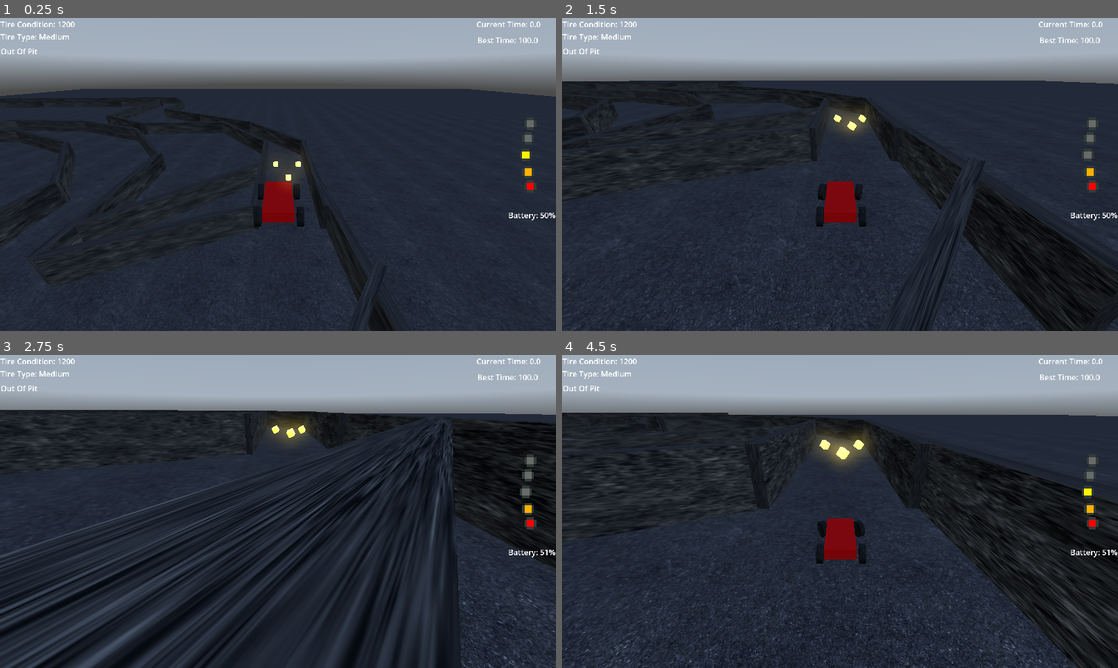
Above: before the commit, frames 1-4 (two rows, left to right).
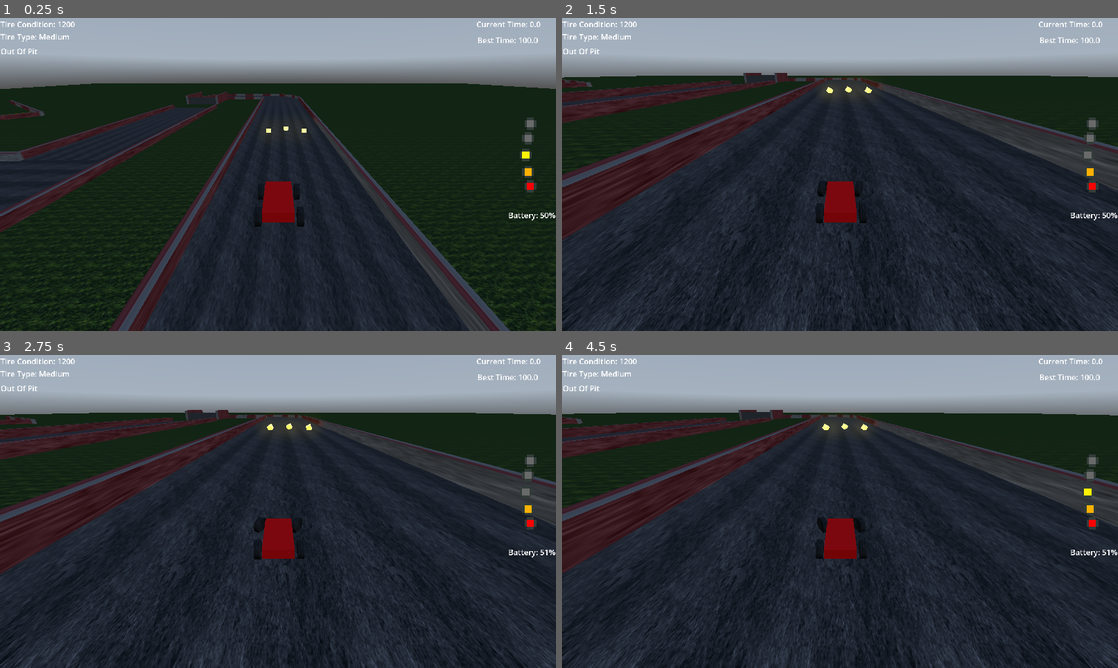
Above: after the commit, the same moments.

Repository: USERDOT1/partyRacers
Game: Godot game, scene res://basic_track.tscn
Same seed, same stepped clock (60 frames per second), same inputs: the game is played once before the commit and once after it. Before the commit the project starts from res://test_drive_scene.tscn. A sky picture missing from this copy of the repository is replaced by a grey-blue gradient.
Inputs:
- Up to frame 1 (0.25 s): no input
- Up to frame 2 (1.5 s): hold D (turnRight) 0.53-1.28 s; tap S (break) at 0.6 s; hold Down (ChangeBatteryDown) from 1.28 s (still down); tap W (throttle) at 1.35 s
- Up to frame 3 (2.75 s): release Down (ChangeBatteryDown) at 2.03 s; hold D (turnRight) from 2.03 s (still down); tap S (break) at 2.1 s
- Up to frame 4 (4.5 s): release D (turnRight) at 2.78 s; hold Up (ChangeBatteryUp) 2.78-3.53 s; tap W (throttle) at 2.85, 4.35 s; tap Enter at 3.5 s; hold A (turnLeft) from 3.53 s (still down); tap S (break) at 3.6 s; tap R (resetKart) at 4.15 s

The runs differ from the first frame. In frame 1, 43% of the frame differs, in the area x 0-100%, y 20-100%; in frame 2, 22%; in frame 3, 23%; in frame 4, 25%.

Commit message:
Removed the lame track and made the main track the cool one.

Diff:
--- a/basic_track.tscn
+++ b/basic_track.tscn
@@ -335,6 +335,15 @@
 [node name="MeshInstance3D" type="MeshInstance3D" parent="Curb12"]
 mesh = SubResource("BoxMesh_l2syy")
 
+[node name="Curb14" type="StaticBody3D" parent="."]
+transform = Transform3D(0.552097, 0, 0.83378, 0, 1, 0, -0.83378, 0, 0.552097, 118.143, 0.571, 34.5223)
+
+[node name="CollisionShape3D" type="CollisionShape3D" parent="Curb14"]
+shape = SubResource("BoxShape3D_xc5tp")
+
+[node name="MeshInstance3D" type="MeshInstance3D" parent="Curb14"]
+mesh = SubResource("BoxMesh_l2syy")
+
 [node name="Curb13" type="StaticBody3D" parent="."]
 transform = Transform3D(0.552097, 0, 0.83378, 0, 1, 0, -0.83378, 0, 0.552097, 111.677, 0.571, 19.4419)
 
--- a/project.godot
+++ b/project.godot
@@ -12,7 +12,7 @@
 
 config/name="Racecraft Party"
 config/tags=PackedStringArray("3d")
-run/main_scene="uid://clx5aohfceppe"
+run/main_scene="uid://jbvvpfdptouy"
 config/features=PackedStringArray("4.4", "GL Compatibility")
 config/icon="res://icon.svg"
 
--- a/test_drive_scene.gd
+++ /dev/null
@@ -1,11 +0,0 @@
-extends Node3D
-@onready var kart = $Kart
-
-func _process(delta: float) -> void:
-	if Input.is_action_just_pressed("resetKart"):
-		$Kart.position = Vector3(-4.871,1.941,-19.26)
-		$Kart.rotation = Vector3(0,0,0)
-		$Kart.linear_velocity = Vector3(0,0,0)
-		$Kart.angular_velocity = Vector3(0,0,0)
-		$Kart.inTrack = false
-		$Kart.timer = 0
--- a/test_drive_scene.tscn
+++ /dev/null
@@ -1,512 +0,0 @@
-[gd_scene load_steps=18 format=3 uid="uid://clx5aohfceppe"]
-
-[ext_resource type="Script" uid="uid://dvcjdfaqwb1rb" path="res://test_drive_scene.gd" id="1_x5vpf"]
-[ext_resource type="Texture2D" uid="uid://bw78ut44ha8m4" path="res://textures/dark-grey-stone-texture_1375194.jpg" id="2_cc381"]
-[ext_resource type="PackedScene" uid="uid://bney1s5re8mc8" path="res://kart/kart.tscn" id="3_st0yn"]
-[ext_resource type="PackedScene" uid="uid://c3erjqtrfd8ws" path="res://hud.tscn" id="4_eouea"]
-[ext_resource type="PackedScene" uid="uid://l2v77imjmpif" path="res://itemBox/item_box.tscn" id="6_5scuc"]
-[ext_resource type="Texture2D" uid="uid://de0orwa4v4rh6" path="res://textures/stoneSeamless.jpg" id="6_cc381"]
-
-[sub_resource type="BoxShape3D" id="BoxShape3D_okf4r"]
-size = Vector3(500, 1, 500)
-
-[sub_resource type="StandardMaterial3D" id="StandardMaterial3D_782t0"]
-albedo_texture = ExtResource("2_cc381")
-uv1_scale = Vector3(50, 50, 2)
-
-[sub_resource type="PlaneMesh" id="PlaneMesh_okf4r"]
-material = SubResource("StandardMaterial3D_782t0")
-size = Vector2(500, 500)
-
-[sub_resource type="BoxShape3D" id="BoxShape3D_nhv88"]
-size = Vector3(8, 5, 8)
-
-[sub_resource type="BoxShape3D" id="BoxShape3D_x5vpf"]
-size = Vector3(1, 4, 27.205)
-
-[sub_resource type="StandardMaterial3D" id="StandardMaterial3D_rr4fp"]
-albedo_texture = ExtResource("6_cc381")
-uv1_scale = Vector3(0.935, 0.935, 0.935)
-
-[sub_resource type="BoxMesh" id="BoxMesh_5scuc"]
-material = SubResource("StandardMaterial3D_rr4fp")
-size = Vector3(1, 4, 28)
-
-[sub_resource type="BoxShape3D" id="BoxShape3D_cc381"]
-size = Vector3(1, 4, 20.895)
-
-[sub_resource type="BoxMesh" id="BoxMesh_x5vpf"]
-material = SubResource("StandardMaterial3D_rr4fp")
-size = Vector3(1, 4, 20.895)
-
-[sub_resource type="BoxShape3D" id="BoxShape3D_5scuc"]
-size = Vector3(10.0583, 4.6499, 1)
-
-[sub_resource type="BoxShape3D" id="BoxShape3D_st0yn"]
-size = Vector3(16.7295, 3.43896, 1)
-
-[node name="TestDriveScene" type="Node3D"]
-script = ExtResource("1_x5vpf")
-
-[node name="Floor" type="StaticBody3D" parent="."]
-
-[node name="CollisionShape3D" type="CollisionShape3D" parent="Floor"]
-transform = Transform3D(1, 0, 0, 0, 1, 0, 0, 0, 1, 0.0669556, -0.47921, -0.00646973)
-shape = SubResource("BoxShape3D_okf4r")
-
-[node name="Floor" type="MeshInstance3D" parent="Floor"]
-mesh = SubResource("PlaneMesh_okf4r")
-skeleton = NodePath("../..")
-
-[node name="Kart" parent="." instance=ExtResource("3_st0yn")]
-transform = Transform3D(1, 0, 0, 0, 1, 0, 0, 0, 1, -3.16358, 15.4862, -29.5935)
-
-[node name="PitstopArea" type="Area3D" parent="."]
-transform = Transform3D(0.814197, 0, -0.580589, 0, 1, 0, 0.580589, 0, 0.814197, 47.5829, 0.4443, 42.8629)
-
-[node name="CollisionShape3D" type="CollisionShape3D" parent="PitstopArea"]
-shape = SubResource("BoxShape3D_nhv88")
-
-[node name="CanvasLayer" type="CanvasLayer" parent="."]
-
-[node name="Hud" parent="CanvasLayer" instance=ExtResource("4_eouea")]
-
-[node name="Track" type="Node3D" parent="."]
-
-[node name="StaticBody3D" type="StaticBody3D" parent="Track"]
-transform = Transform3D(1, 0, 0, 0, 1, 0, 0, 0, 1, 0, 1.82167, 0)
-
-[node name="CollisionShape3D" type="CollisionShape3D" parent="Track/StaticBody3D"]
-shape = SubResource("BoxShape3D_x5vpf")
-
-[node name="MeshInstance3D" type="MeshInstance3D" parent="Track/StaticBody3D"]
-mesh = SubResource("BoxMesh_5scuc")
-
-[node name="StaticBody3D2" type="StaticBody3D" parent="Track"]
-transform = Transform3D(1, 0, 0, 0, 1, 0, 0, 0, 1, -9.46295, 1.82167, 0)
-
-[node name="CollisionShape3D" type="CollisionShape3D" parent="Track/StaticBody3D2"]
-shape = SubResource("BoxShape3D_x5vpf")
-
-[node name="MeshInstance3D" type="MeshInstance3D" parent="Track/StaticBody3D2"]
-mesh = SubResource("BoxMesh_5scuc")
-
-[node name="StaticBody3D3" type="StaticBody3D" parent="Track"]
-transform = Transform3D(0.808935, 0, 0.587898, 0, 1, 0, -0.587898, 0, 0.808935, -1.63296, 1.82167, 24.9659)
-
-[node name="CollisionShape3D" type="CollisionShape3D" parent="Track/StaticBody3D3"]
-shape = SubResource("BoxShape3D_x5vpf")
-
-[node name="MeshInstance3D" type="MeshInstance3D" parent="Track/StaticBody3D3"]
-mesh = SubResource("BoxMesh_5scuc")
-
-[node name="StaticBody3D4" type="StaticBody3D" parent="Track"]
-transform = Transform3D(0.808935, 0, 0.587898, 0, 1, 0, -0.587898, 0, 0.808935, 8.09667, 1.82167, 24.9659)
-
-[node name="CollisionShape3D" type="CollisionShape3D" parent="Track/StaticBody3D4"]
-shape = SubResource("BoxShape3D_x5vpf")
-
-[node name="MeshInstance3D" type="MeshInstance3D" parent="Track/StaticBody3D4"]
-mesh = SubResource("BoxMesh_5scuc")
-
-[node name="StaticBody3D5" type="StaticBody3D" parent="Track"]
-transform = Transform3D(-0.0731512, 0, 0.997321, 0, 1, 0, -0.997321, 0, -0.0731512, 29.5974, 1.82167, 35.1649)
-
-[node name="CollisionShape3D" type="CollisionShape3D" parent="Track/StaticBody3D5"]
-shape = SubResource("BoxShape3D_x5vpf")
-
-[node name="MeshInstance3D" type="MeshInstance3D" parent="Track/StaticBody3D5"]
-mesh = SubResource("BoxMesh_5scuc")
-
-[node name="StaticBody3D6" type="StaticBody3D" parent="Track"]
-transform = Transform3D(0.537152, 0, 0.843485, 0, 1, 0, -0.843485, 0, 0.537152, 17.277, 1.82167, 43.148)
-
-[node name="CollisionShape3D" type="CollisionShape3D" parent="Track/StaticBody3D6"]
-shape = SubResource("BoxShape3D_x5vpf")
-
-[node name="MeshInstance3D" type="MeshInstance3D" parent="Track/StaticBody3D6"]
-mesh = SubResource("BoxMesh_5scuc")
-
-[node name="StaticBody3D7" type="StaticBody3D" parent="Track"]
-transform = Transform3D(0.537152, 0, 0.843485, 0, 1, 0, -0.843485, 0, 0.537152, 38.9972, 1.82167, 57.1767)
-
-[node name="CollisionShape3D" type="CollisionShape3D" parent="Track/StaticBody3D7"]
-shape = SubResource("BoxShape3D_x5vpf")
-
-[node name="MeshInstance3D" type="MeshInstance3D" parent="Track/StaticBody3D7"]
-mesh = SubResource("BoxMesh_5scuc")
-
-[node name="StaticBody3D8" type="StaticBody3D" parent="Track"]
-transform = Transform3D(0.537152, 0, 0.843485, 0, 1, 0, -0.843485, 0, 0.537152, 53.8271, 1.82167, 41.0037)
-
-[node name="CollisionShape3D" type="CollisionShape3D" parent="Track/StaticBody3D8"]
-shape = SubResource("BoxShape3D_x5vpf")
-
-[node name="MeshInstance3D" type="MeshInstance3D" parent="Track/StaticBody3D8"]
-mesh = SubResource("BoxMesh_5scuc")
-
-[node name="StaticBody3D9" type="StaticBody3D" parent="Track"]
-transform = Transform3D(0.988756, 0, 0.149535, 0, 1, 0, -0.149535, 0, 0.988756, 67.1654, 1.82167, 61.0743)
-
-[node name="CollisionShape3D" type="CollisionShape3D" parent="Track/StaticBody3D9"]
-shape = SubResource("BoxShape3D_x5vpf")
-
-[node name="MeshInstance3D" type="MeshInstance3D" parent="Track/StaticBody3D9"]
-mesh = SubResource("BoxMesh_5scuc")
-
-[node name="StaticBody3D10" type="StaticBody3D" parent="Track"]
-transform = Transform3D(0.994713, 0, 0.102688, 0, 1, 0, -0.102688, 0, 0.994713, 70.51, 1.82167, 86.5376)
-
-[node name="CollisionShape3D" type="CollisionShape3D" parent="Track/StaticBody3D10"]
-shape = SubResource("BoxShape3D_x5vpf")
-
-[node name="MeshInstance3D" type="MeshInstance3D" parent="Track/StaticBody3D10"]
-mesh = SubResource("BoxMesh_5scuc")
-
-[node name="StaticBody3D11" type="StaticBody3D" parent="Track"]
-transform = Transform3D(0.988756, 0, 0.149535, 0, 1, 0, -0.149535, 0, 0.988756, 51.6137, 1.82167, 77.8757)
-
-[node name="CollisionShape3D" type="CollisionShape3D" parent="Track/StaticBody3D11"]
-shape = SubResource("BoxShape3D_x5vpf")
-
-[node name="MeshInstance3D" type="MeshInstance3D" parent="Track/StaticBody3D11"]
-mesh = SubResource("BoxMesh_5scuc")
-
-[node name="StaticBody3D12" type="StaticBody3D" parent="Track"]
-transform = Transform3D(0.857113, 0, 0.515128, 0, 1, 0, -0.515128, 0, 0.857113, 60.4982, 1.82167, 102.869)
-
-[node name="CollisionShape3D" type="CollisionShape3D" parent="Track/StaticBody3D12"]
-shape = SubResource("BoxShape3D_x5vpf")
-
-[node name="MeshInstance3D" type="MeshInstance3D" parent="Track/StaticBody3D12"]
-mesh = SubResource("BoxMesh_5scuc")
-
-[node name="StaticBody3D13" type="StaticBody3D" parent="Track"]
-transform = Transform3D(-0.0624771, 0, 0.998046, 0, 1, 0, -0.998046, 0, -0.0624771, 80.3678, 1.82167, 113.576)
-
-[node name="CollisionShape3D" type="CollisionShape3D" parent="Track/StaticBody3D13"]
-shape = SubResource("BoxShape3D_x5vpf")
-
-[node name="MeshInstance3D" type="MeshInstance3D" parent="Track/StaticBody3D13"]
-mesh = SubResource("BoxMesh_5scuc")
-
-[node name="StaticBody3D14" type="StaticBody3D" parent="Track"]
-transform = Transform3D(-0.0624771, 0, 0.998046, 0, 1, 0, -0.998046, 0, -0.0624771, 84.2564, 1.82167, 99.1107)
-
-[node name="CollisionShape3D" type="CollisionShape3D" parent="Track/StaticBody3D14"]
-shape = SubResource("BoxShape3D_x5vpf")
-
-[node name="MeshInstance3D" type="MeshInstance3D" parent="Track/StaticBody3D14"]
-mesh = SubResource("BoxMesh_5scuc")
-
-[node name="StaticBody3D15" type="StaticBody3D" parent="Track"]
-transform = Transform3D(-0.0624771, 0, 0.998046, 0, 1, 0, -0.998046, 0, -0.0624771, 108.925, 1.82167, 97.382)
-
-[node name="CollisionShape3D" type="CollisionShape3D" parent="Track/StaticBody3D15"]
-shape = SubResource("BoxShape3D_x5vpf")
-
-[node name="MeshInstance3D" type="MeshInstance3D" parent="Track/StaticBody3D15"]
-mesh = SubResource("BoxMesh_5scuc")
-
-[node name="StaticBody3D16" type="StaticBody3D" parent="Track"]
-transform = Transform3D(-0.0624771, 0, 0.998046, 0, 1, 0, -0.998046, 0, -0.0624771, 103.587, 1.82167, 112.117)
-
-[node name="CollisionShape3D" type="CollisionShape3D" parent="Track/StaticBody3D16"]
-shape = SubResource("BoxShape3D_x5vpf")
-
-[node name="MeshInstance3D" type="MeshInstance3D" parent="Track/StaticBody3D16"]
-mesh = SubResource("BoxMesh_5scuc")
-
-[node name="StaticBody3D17" type="StaticBody3D" parent="Track"]
-transform = Transform3D(-0.0624771, 0, 0.998046, 0, 1, 0, -0.998046, 0, -0.0624771, 126.862, 1.82167, 110.576)
-
-[node name="CollisionShape3D" type="CollisionShape3D" parent="Track/StaticBody3D17"]
-shape = SubResource("BoxShape3D_x5vpf")
-
-[node name="MeshInstance3D" type="MeshInstance3D" parent="Track/StaticBody3D17"]
-mesh = SubResource("BoxMesh_5scuc")
-
-[node name="StaticBody3D18" type="StaticBody3D" parent="Track"]
-transform = Transform3D(-0.0624771, 0, 0.998046, 0, 1, 0, -0.998046, 0, -0.0624771, 126.862, 1.82167, 96.277)
-
-[node name="CollisionShape3D" type="CollisionShape3D" parent="Track/StaticBody3D18"]
-shape = SubResource("BoxShape3D_x5vpf")
-
-[node name="MeshInstance3D" type="MeshInstance3D" parent="Track/StaticBody3D18"]
-mesh = SubResource("BoxMesh_5scuc")
-
-[node name="StaticBody3D19" type="StaticBody3D" parent="Track"]
-transform = Transform3D(-0.0624771, 0, 0.998046, 0, 1, 0, -0.998046, 0, -0.0624771, 153.152, 1.82167, 94.7908)
-
-[node name="CollisionShape3D" type="CollisionShape3D" parent="Track/StaticBody3D19"]
-shape = SubResource("BoxShape3D_x5vpf")
-
-[node name="MeshInstance3D" type="MeshInstance3D" parent="Track/StaticBody3D19"]
-mesh = SubResource("BoxMesh_5scuc")
-
-[node name="StaticBody3D20" type="StaticBody3D" parent="Track"]
-transform = Transform3D(-0.0624771, 0, 0.998046, 0, 1, 0, -0.998046, 0, -0.0624771, 153.152, 1.82167, 108.931)
-
-[node name="CollisionShape3D" type="CollisionShape3D" parent="Track/StaticBody3D20"]
-shape = SubResource("BoxShape3D_x5vpf")
-
-[node name="MeshInstance3D" type="MeshInstance3D" parent="Track/StaticBody3D20"]
-mesh = SubResource("BoxMesh_5scuc")
-
-[node name="StaticBody3D21" type="StaticBody3D" parent="Track"]
-transform = Transform3D(-0.0624771, 0, 0.998046, 0, 1, 0, -0.998046, 0, -0.0624771, 164.96, 1.82167, 108.931)
-
-[node name="CollisionShape3D" type="CollisionShape3D" parent="Track/StaticBody3D21"]
-shape = SubResource("BoxShape3D_x5vpf")
-
-[node name="MeshInstance3D" type="MeshInstance3D" parent="Track/StaticBody3D21"]
-mesh = SubResource("BoxMesh_5scuc")
-
-[node name="StaticBody3D22" type="StaticBody3D" parent="Track"]
-transform = Transform3D(-0.992403, 0, -0.12303, 0, 1, 0, 0.12303, 0, -0.992403, 176.892, 1.82167, 94.821)
-
-[node name="CollisionShape3D" type="CollisionShape3D" parent="Track/StaticBody3D22"]
-shape = SubResource("BoxShape3D_x5vpf")
-
-[node name="MeshInstance3D" type="MeshInstance3D" parent="Track/StaticBody3D22"]
-mesh = SubResource("BoxMesh_5scuc")
-
-[node name="StaticBody3D23" type="StaticBody3D" parent="Track"]
-transform = Transform3D(-0.992403, 0, -0.12303, 0, 1, 0, 0.12303, 0, -0.992403, 165.102, 1.82167, 80.4037)
-
-[node name="CollisionShape3D" type="CollisionShape3D" parent="Track/StaticBody3D23"]
-shape = SubResource("BoxShape3D_x5vpf")
-
-[node name="MeshInstance3D" type="MeshInstance3D" parent="Track/StaticBody3D23"]
-mesh = SubResource("BoxMesh_5scuc")
-
-[node name="StaticBody3D24" type="StaticBody3D" parent="Track"]
-transform = Transform3D(-0.992403, 0, -0.12303, 0, 1, 0, 0.12303, 0, -0.992403, 173.349, 1.82167, 68.3717)
-
-[node name="CollisionShape3D" type="CollisionShape3D" parent="Track/StaticBody3D24"]
-shape = SubResource("BoxShape3D_x5vpf")
-
-[node name="MeshInstance3D" type="MeshInstance3D" parent="Track/StaticBody3D24"]
-mesh = SubResource("BoxMesh_5scuc")
-
-[node name="StaticBody3D25" type="StaticBody3D" parent="Track"]
-transform = Transform3D(-0.992403, 0, -0.12303, 0, 1, 0, 0.12303, 0, -0.992403, 161.925, 1.82167, 54.957)
-
-[node name="CollisionShape3D" type="CollisionShape3D" parent="Track/StaticBody3D25"]
-shape = SubResource("BoxShape3D_x5vpf")
-
-[node name="MeshInstance3D" type="MeshInstance3D" parent="Track/StaticBody3D25"]
-mesh = SubResource("BoxMesh_5scuc")
-
-[node name="StaticBody3D27" type="StaticBody3D" parent="Track"]
-transform = Transform3D(-0.760712, 0, -0.64909, 0, 1, 0, 0.64909, 0, -0.760712, 151.122, 1.82167, 31.2056)
-
-[node name="CollisionShape3D" type="CollisionShape3D" parent="Track/StaticBody3D27"]
-shape = SubResource("BoxShape3D_x5vpf")
-
-[node name="MeshInstance3D" type="MeshInstance3D" parent="Track/StaticBody3D27"]
-mesh = SubResource("BoxMesh_5scuc")
-
-[node name="StaticBody3D28" type="StaticBody3D" parent="Track"]
-transform = Transform3D(-0.760712, 0, -0.64909, 0, 1, 0, 0.64909, 0, -0.760712, 159.423, 1.82167, 17.8697)
-
-[node name="CollisionShape3D" type="CollisionShape3D" parent="Track/StaticBody3D28"]
-shape = SubResource("BoxShape3D_x5vpf")
-
-[node name="MeshInstance3D" type="MeshInstance3D" parent="Track/StaticBody3D28"]
-mesh = SubResource("BoxMesh_5scuc")
-
-[node name="StaticBody3D29" type="StaticBody3D" parent="Track"]
-transform = Transform3D(0.123203, 0, -0.992382, 0, 1, 0, 0.992382, 0, 0.123203, 137.652, 1.82167, 9.56606)
-
-[node name="CollisionShape3D" type="CollisionShape3D" parent="Track/StaticBody3D29"]
-shape = SubResource("BoxShape3D_x5vpf")
-
-[node name="MeshInstance3D" type="MeshInstance3D" parent="Track/StaticBody3D29"]
-mesh = SubResource("BoxMesh_5scuc")
-
-[node name="StaticBody3D31" type="StaticBody3D" parent="Track"]
-transform = Transform3D(0.536033, 0, -0.844197, 0, 1, 0, 0.844197, 0, 0.536033, 113.094, 1.82167, 17.4018)
-
-[node name="CollisionShape3D" type="CollisionShape3D" parent="Track/StaticBody3D31"]
-shape = SubResource("BoxShape3D_x5vpf")
-
-[node name="MeshInstance3D" type="MeshInstance3D" parent="Track/StaticBody3D31"]
-mesh = SubResource("BoxMesh_5scuc")
-
-[node name="StaticBody3D33" type="StaticBody3D" parent="Track"]
-transform = Transform3D(0.0152709, 0, -0.999883, 0, 1, 0, 0.999883, 0, 0.0152709, 88.466, 1.82167, 24.8075)
-
-[node name="CollisionShape3D" type="CollisionShape3D" parent="Track/StaticBody3D33"]
-shape = SubResource("BoxShape3D_x5vpf")
-
-[node name="MeshInstance3D" type="MeshInstance3D" parent="Track/StaticBody3D33"]
-mesh = SubResource("BoxMesh_5scuc")
-
-[node name="StaticBody3D32" type="StaticBody3D" parent="Track"]
-transform = Transform3D(0.536033, 0, -0.844197, 0, 1, 0, 0.844197, 0, 0.536033, 104.009, 1.82167, 32.2889)
-
-[node name="CollisionShape3D" type="CollisionShape3D" parent="Track/StaticBody3D32"]
-shape = SubResource("BoxShape3D_x5vpf")
-
-[node name="MeshInstance3D" type="MeshInstance3D" parent="Track/StaticBody3D32"]
-mesh = SubResource("BoxMesh_5scuc")
-
-[node name="StaticBody3D30" type="StaticBody3D" parent="Track"]
-transform = Transform3D(0.123203, 0, -0.992382, 0, 1, 0, 0.992382, 0, 0.123203, 129.206, 1.82167, 23.0256)
-
-[node name="CollisionShape3D" type="CollisionShape3D" parent="Track/StaticBody3D30"]
-shape = SubResource("BoxShape3D_x5vpf")
-
-[node name="MeshInstance3D" type="MeshInstance3D" parent="Track/StaticBody3D30"]
-mesh = SubResource("BoxMesh_5scuc")
-
-[node name="StaticBody3D34" type="StaticBody3D" parent="Track"]
-transform = Transform3D(-0.0727684, 0, -0.997349, 0, 1, 0, 0.997349, 0, -0.0727684, 79.2596, 1.82167, 38.6456)
-
-[node name="CollisionShape3D" type="CollisionShape3D" parent="Track/StaticBody3D34"]
-shape = SubResource("BoxShape3D_x5vpf")
-
-[node name="MeshInstance3D" type="MeshInstance3D" parent="Track/StaticBody3D34"]
-mesh = SubResource("BoxMesh_5scuc")
-
-[node name="StaticBody3D35" type="StaticBody3D" parent="Track"]
-transform = Transform3D(-0.412183, 0, -0.911102, 0, 1, 0, 0.911102, 0, -0.412183, 52.8348, 1.82167, 31.923)
-
-[node name="CollisionShape3D" type="CollisionShape3D" parent="Track/StaticBody3D35"]
-shape = SubResource("BoxShape3D_x5vpf")
-
-[node name="MeshInstance3D" type="MeshInstance3D" parent="Track/StaticBody3D35"]
-mesh = SubResource("BoxMesh_5scuc")
-
-[node name="StaticBody3D36" type="StaticBody3D" parent="Track"]
-transform = Transform3D(-0.412183, 0, -0.911102, 0, 1, 0, 0.911102, 0, -0.412183, 62.167, 1.82167, 18.9301)
-
-[node name="CollisionShape3D" type="CollisionShape3D" parent="Track/StaticBody3D36"]
-shape = SubResource("BoxShape3D_x5vpf")
-
-[node name="MeshInstance3D" type="MeshInstance3D" parent="Track/StaticBody3D36"]
-mesh = SubResource("BoxMesh_5scuc")
-
-[node name="StaticBody3D26" type="StaticBody3D" parent="Track"]
-transform = Transform3D(-0.992403, 0, -0.12303, 0, 1, 0, 0.12303, 0, -0.992403, 170.042, 1.82167, 42.0098)
-
-[node name="CollisionShape3D" type="CollisionShape3D" parent="Track/StaticBody3D26"]
-shape = SubResource("BoxShape3D_x5vpf")
-
-[node name="MeshInstance3D" type="MeshInstance3D" parent="Track/StaticBody3D26"]
-mesh = SubResource("BoxMesh_5scuc")
-
-[node name="StaticBody3D37" type="StaticBody3D" parent="Track"]
-transform = Transform3D(-0.765124, 0, -0.643883, 0, 1, 0, 0.643883, 0, -0.765124, 31.2397, 1.82167, 15.5994)
-
-[node name="CollisionShape3D" type="CollisionShape3D" parent="Track/StaticBody3D37"]
-shape = SubResource("BoxShape3D_x5vpf")
-
-[node name="MeshInstance3D" type="MeshInstance3D" parent="Track/StaticBody3D37"]
-mesh = SubResource("BoxMesh_5scuc")
-
-[node name="StaticBody3D38" type="StaticBody3D" parent="Track"]
-transform = Transform3D(-0.765124, 0, -0.643883, 0, 1, 0, 0.643883, 0, -0.765124, 40.9775, 1.82167, 2.98127)
-
-[node name="CollisionShape3D" type="CollisionShape3D" parent="Track/StaticBody3D38"]
-shape = SubResource("BoxShape3D_x5vpf")
-
-[node name="MeshInstance3D" type="MeshInstance3D" parent="Track/StaticBody3D38"]
-mesh = SubResource("BoxMesh_5scuc")
-
-[node name="StaticBody3D39" type="StaticBody3D" parent="Track"]
-transform = Transform3D(-0.995371, 0, -0.0961064, 0, 1, 0, 0.0961064, 0, -0.995371, 31.082, 1.82167, -20.7492)
-
-[node name="CollisionShape3D" type="CollisionShape3D" parent="Track/StaticBody3D39"]
-shape = SubResource("BoxShape3D_x5vpf")
-
-[node name="MeshInstance3D" type="MeshInstance3D" parent="Track/StaticBody3D39"]
-mesh = SubResource("BoxMesh_5scuc")
-
-[node name="StaticBody3D40" type="StaticBody3D" parent="Track"]
-transform = Transform3D(-0.995371, 0, -0.0961064, 0, 1, 0, 0.0961064, 0, -0.995371, 21.1005, 1.82167, -8.17571)
-
-[node name="CollisionShape3D" type="CollisionShape3D" parent="Track/StaticBody3D40"]
-shape = SubResource("BoxShape3D_x5vpf")
-
-[node name="MeshInstance3D" type="MeshInstance3D" parent="Track/StaticBody3D40"]
-mesh = SubResource("BoxMesh_5scuc")
-
-[node name="StaticBody3D41" type="StaticBody3D" parent="Track"]
-transform = Transform3D(0.665712, 0, -0.746208, 0, 1, 0, 0.746208, 0, 0.665712, 10.2244, 1.82167, -8.72994)
-
-[node name="CollisionShape3D" type="CollisionShape3D" parent="Track/StaticBody3D41"]
-shape = SubResource("BoxShape3D_x5vpf")
-
-[node name="MeshInstance3D" type="MeshInstance3D" parent="Track/StaticBody3D41"]
-mesh = SubResource("BoxMesh_5scuc")
-
-[node name="StaticBody3D45" type="StaticBody3D" parent="Track"]
-transform = Transform3D(0.388529, 0, -0.921437, 0, 1, 0, 0.921437, 0, 0.388529, 9.91251, 1.82167, -17.9011)
-
-[node name="CollisionShape3D" type="CollisionShape3D" parent="Track/StaticBody3D45"]
-shape = SubResource("BoxShape3D_cc381")
-
-[node name="MeshInstance3D" type="MeshInstance3D" parent="Track/StaticBody3D45"]
-transform = Transform3D(0.999982, 0, 0.0060387, 0, 1, 0, -0.0060387, 0, 0.999982, 0, 0, 0)
-mesh = SubResource("BoxMesh_x5vpf")
-
-[node name="StaticBody3D42" type="StaticBody3D" parent="Track"]
-transform = Transform3D(-0.382458, 0, -0.923973, 0, 1, 0, 0.923973, 0, -0.382458, 16.6757, 1.82167, -39.8039)
-
-[node name="CollisionShape3D" type="CollisionShape3D" parent="Track/StaticBody3D42"]
-shape = SubResource("BoxShape3D_x5vpf")
-
-[node name="MeshInstance3D" type="MeshInstance3D" parent="Track/StaticBody3D42"]
-mesh = SubResource("BoxMesh_5scuc")
-
-[node name="StaticBody3D43" type="StaticBody3D" parent="Track"]
-transform = Transform3D(0.796973, 0, -0.604015, 0, 1, 0, 0.604015, 0, 0.796973, -3.96561, 1.82167, -33.9357)
-
-[node name="CollisionShape3D" type="CollisionShape3D" parent="Track/StaticBody3D43"]
-shape = SubResource("BoxShape3D_x5vpf")
-
-[node name="MeshInstance3D" type="MeshInstance3D" parent="Track/StaticBody3D43"]
-mesh = SubResource("BoxMesh_5scuc")
-
-[node name="StaticBody3D44" type="StaticBody3D" parent="Track"]
-transform = Transform3D(0.995899, 0, 0.090476, 0, 1, 0, -0.090476, 0, 0.995899, -10.5618, 1.82167, -17.7918)
-
-[node name="CollisionShape3D" type="CollisionShape3D" parent="Track/StaticBody3D44"]
-shape = SubResource("BoxShape3D_x5vpf")
-
-[node name="MeshInstance3D" type="MeshInstance3D" parent="Track/StaticBody3D44"]
-mesh = SubResource("BoxMesh_5scuc")
-
-[node name="Start" type="Area3D" parent="Track"]
-transform = Transform3D(1, 0, 0, 0, 1, 0, 0, 0, 1, -4.94942, 3.56162, -12.7083)
-
-[node name="CollisionShape3D" type="CollisionShape3D" parent="Track/Start"]
-transform = Transform3D(1, 0, 0, 0, 1, 0, 0, 0, 1, 0.301147, -1.82495, 0)
-shape = SubResource("BoxShape3D_5scuc")
-
-[node name="Finish" type="Area3D" parent="Track"]
-transform = Transform3D(0.814369, 0, 0.580348, 0, 1, 0, -0.580348, 0, 0.814369, 22.7386, 1.11279, -27.734)
-
-[node name="CollisionShape3D" type="CollisionShape3D" parent="Track/Finish"]
-transform = Transform3D(0.771683, 0, 0.636013, 0, 1, 0, -0.636013, 0, 0.771683, 0, 0, 0)
-shape = SubResource("BoxShape3D_st0yn")
-
-[node name="ItemBox" parent="." instance=ExtResource("6_5scuc")]
-transform = Transform3D(1, 0, 0, 0, 1, 0, 0, 0, 1, -5.17749, 0.725517, 0)
-
-[node name="ItemBox2" parent="." instance=ExtResource("6_5scuc")]
-transform = Transform3D(1, 0, 0, 0, 1, 0, 0, 0, 1, -2.57577, 0.725517, 6.45306)
-
-[node name="ItemBox3" parent="." instance=ExtResource("6_5scuc")]
-transform = Transform3D(1, 0, 0, 0, 1, 0, 0, 0, 1, -7.62998, 0.725517, 6.45306)
-
-[node name="ItemBoxSpawn" parent="." instance=ExtResource("6_5scuc")]
-transform = Transform3D(1, 0, 0, 0, 1, 0, 0, 0, 1, -401.279, 459.197, -196.073)
-
-[node name="ItemBoxSpawn2" parent="." instance=ExtResource("6_5scuc")]
-transform = Transform3D(1, 0, 0, 0, 1, 0, 0, 0, 1, -401.279, 459.197, -214.338)
-
-[node name="ItemBoxSpawn3" parent="." instance=ExtResource("6_5scuc")]
-transform = Transform3D(1, 0, 0, 0, 1, 0, 0, 0, 1, -365.908, 456.769, -207.361)
Not shown, removed: test_drive_scene.gd.uid
